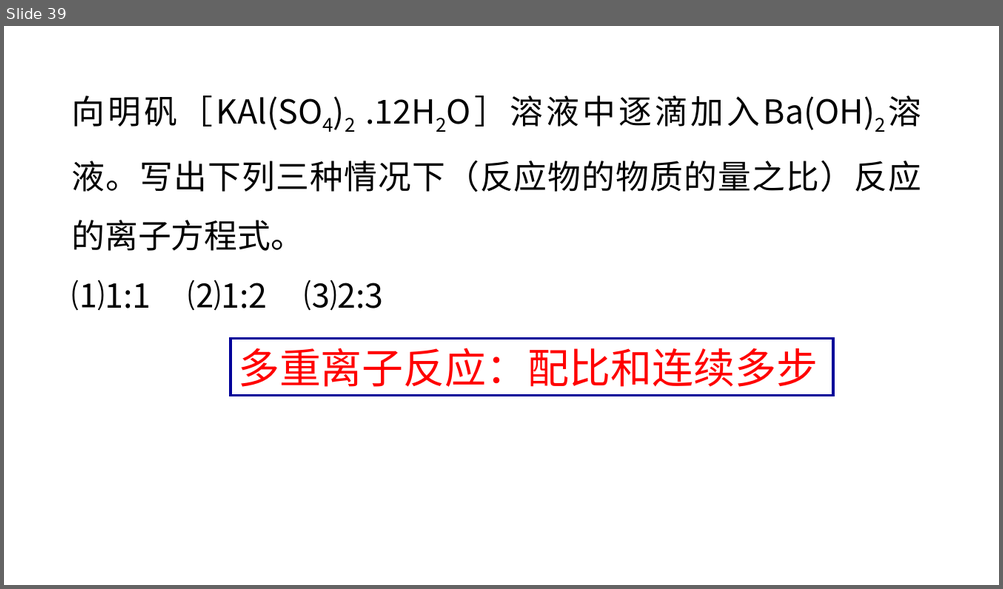
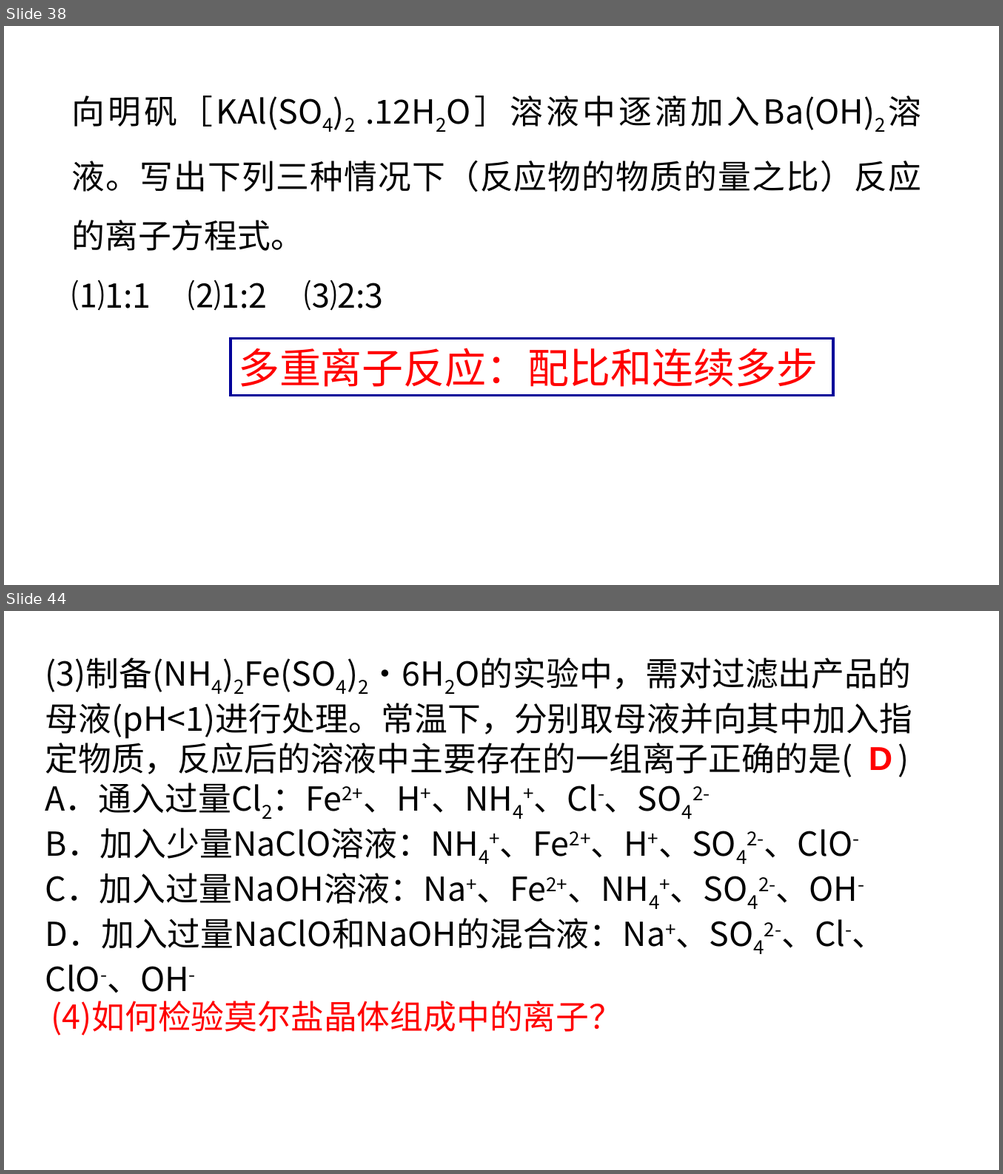
Before and after one commit to EntropyRiser/underwaterftp, a slide deck: files/Chemistry/一轮复习—离子反应专题 正式.ppt. Shown one above the other, each under a label of ours: slide 39 before the commit, slides 38 and 44 after it; the slides between them are not shown. The pictures are 1003x589 and 1003x1174 pixels, drawn with LibreOffice and Linux fonts; fonts in the diff are those of the drawing. Boxes give left, top, right and bottom in pixels: in the first picture for what was removed or moved away, otherwise in the second. Text is boxed around its words. In the diff, an @@ line names an element or a change of style, - is before the commit and + after.

```diff
--- a/files/Chemistry/一轮复习—离子反应专题 正式.ppt
+++ b/files/Chemistry/一轮复习—离子反应专题 正式.ppt
@@ slide 44 added at [4, 611, 999, 1170], background #FFFFFF @@
@@ text added at [45, 658, 912, 994], 32 pt, text #000000 @@
+(3)制备(NH4)2Fe(SO4)2·6H2O的实验中，需对过滤出产品的母液(pH<1)进行处理。常温下，分别取母液并向其中加入指定物质，反应后的溶液中主要存在的一组离子正确的是( )
+A．通入过量Cl2：Fe2+、H+、NH4+、Cl-、SO42-
+B．加入少量NaClO溶液：NH4+、Fe2+、H+、SO42-、ClO-
+C．加入过量NaOH溶液：Na+、Fe2+、NH4+、SO42-、OH-
+D．加入过量NaClO和NaOH的混合液：Na+、SO42-、Cl-、ClO-、OH-
@@ text added at [868, 747, 892, 770], 32 pt, text #FF0000, bold @@
+D
@@ text added at [51, 1001, 622, 1036], 32 pt, text #FF0000 @@
+(4)如何检验莫尔盐晶体组成中的离子？
@@ what was slide 39 is now slide 38 @@
```
Also in this commit, not shown: 4 slides changed, 7 other slides added, 25 slides removed.
